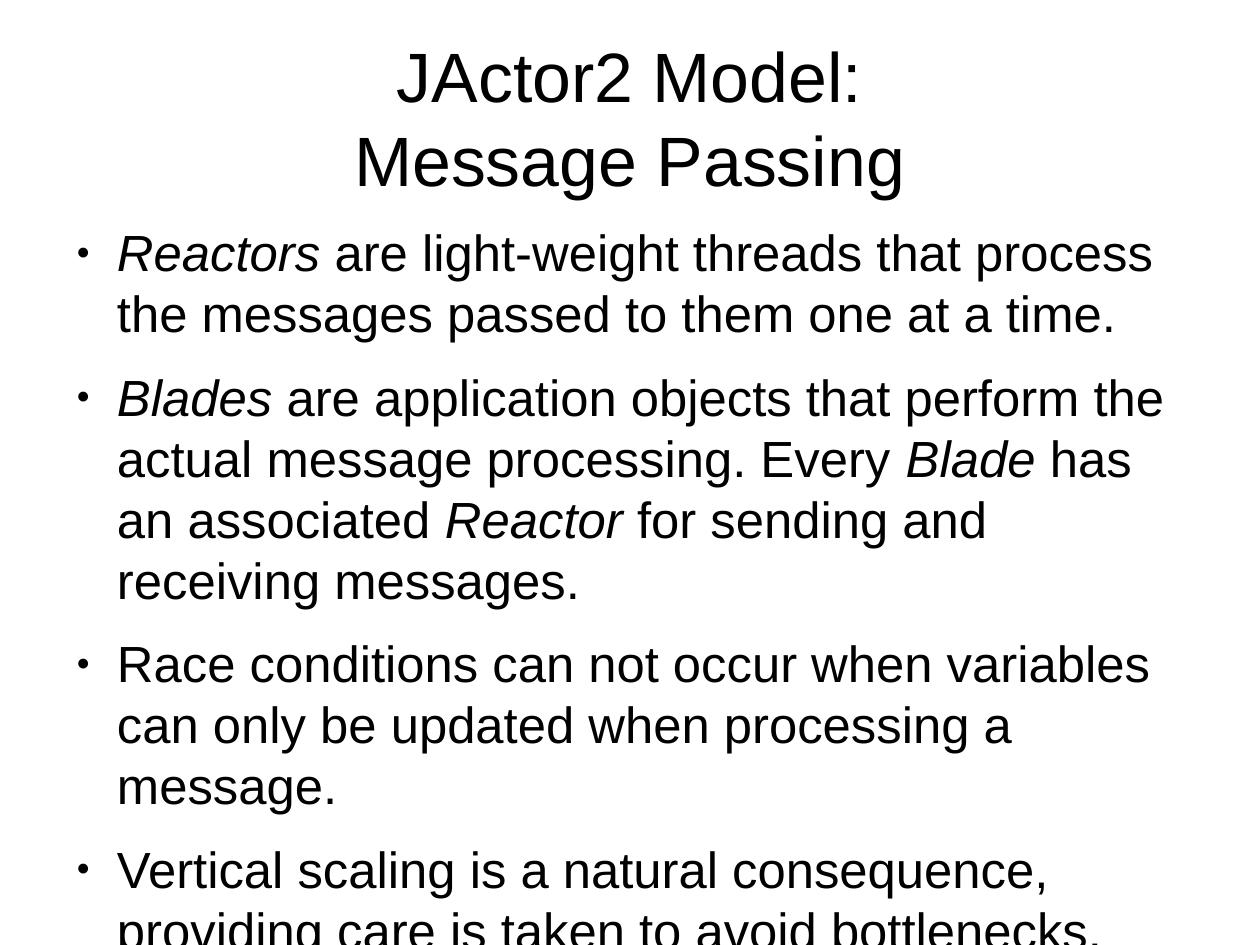
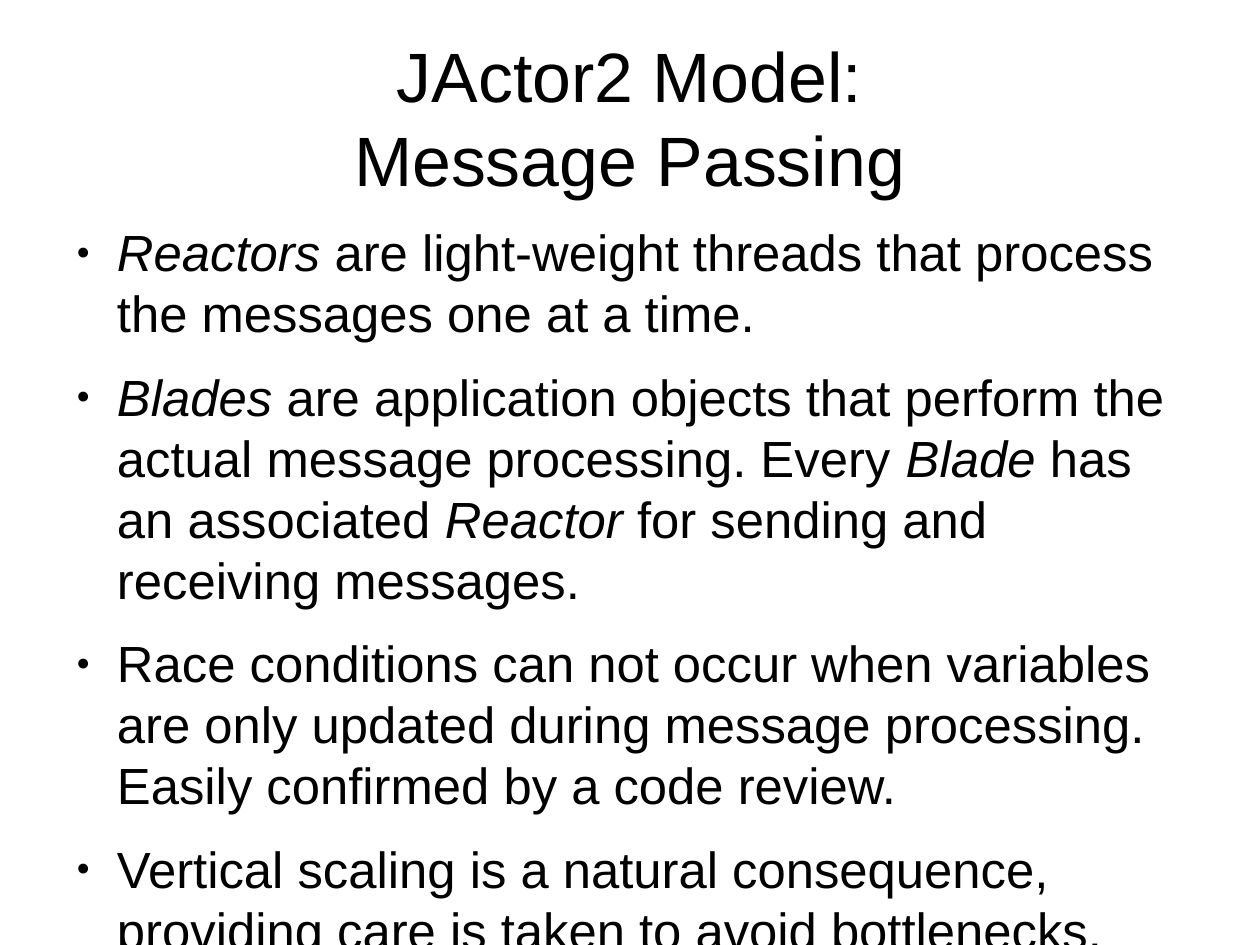
Before and after one commit to laforge49/JActor2, a slide deck: slide 4 of docs/JActor2Revisited.odp. Drawn at 1260x945 pixels with LibreOffice and Linux fonts; fonts in the diff are those of the drawing. Boxes give left, top, right and bottom in pixels: in the first picture for what was removed or moved away, otherwise in the second. Text is boxed around its words. In the diff, an @@ line names an element or a change of style, - is before the commit and + after.

```diff
--- a/docs/JActor2Revisited.odp
+++ b/docs/JActor2Revisited.odp
@@ text at bbox=[117, 234, 1153, 343]: text changed @@
-● Reactors are light-weight threads that process the messages passed to them one at a time.
+● Reactors are light-weight threads that process the messages one at a time.
@@ text at bbox=[117, 645, 1150, 815]: text changed @@
-● Race conditions can not occur when variables can only be updated when processing a message.
+● Race conditions can not occur when variables are only updated during message processing. Easily confirmed by a code review.
```
Also in this commit, not shown: 7 other slides changed, 1 slide added, 2 slides removed, 1 other file.
